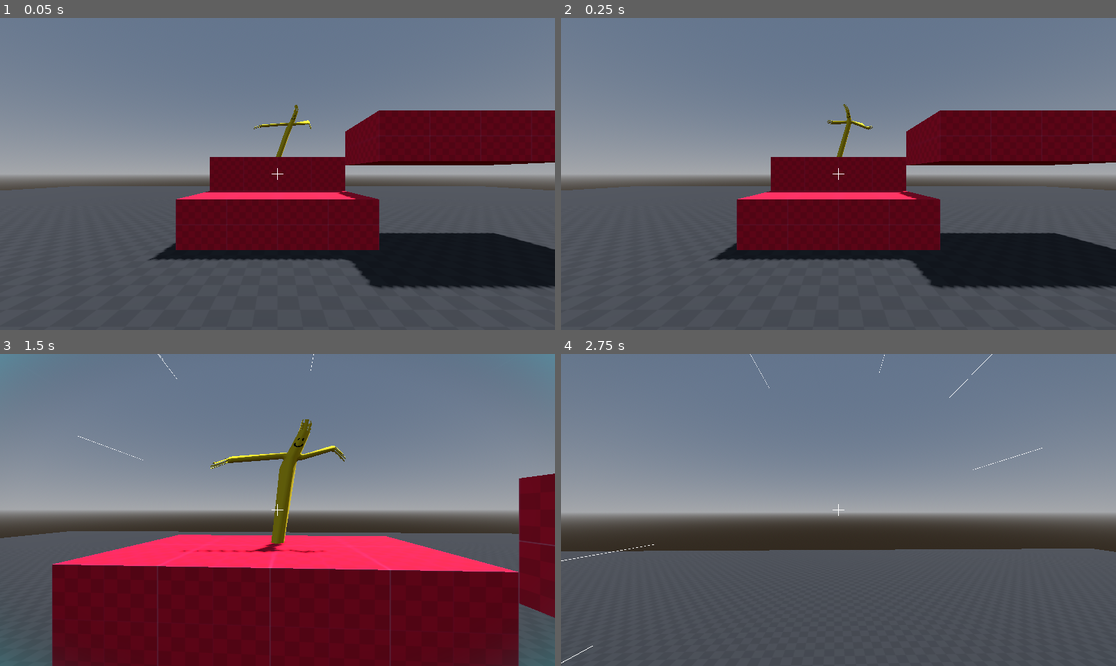
Above: before the commit, frames 1-4 (two rows, left to right).
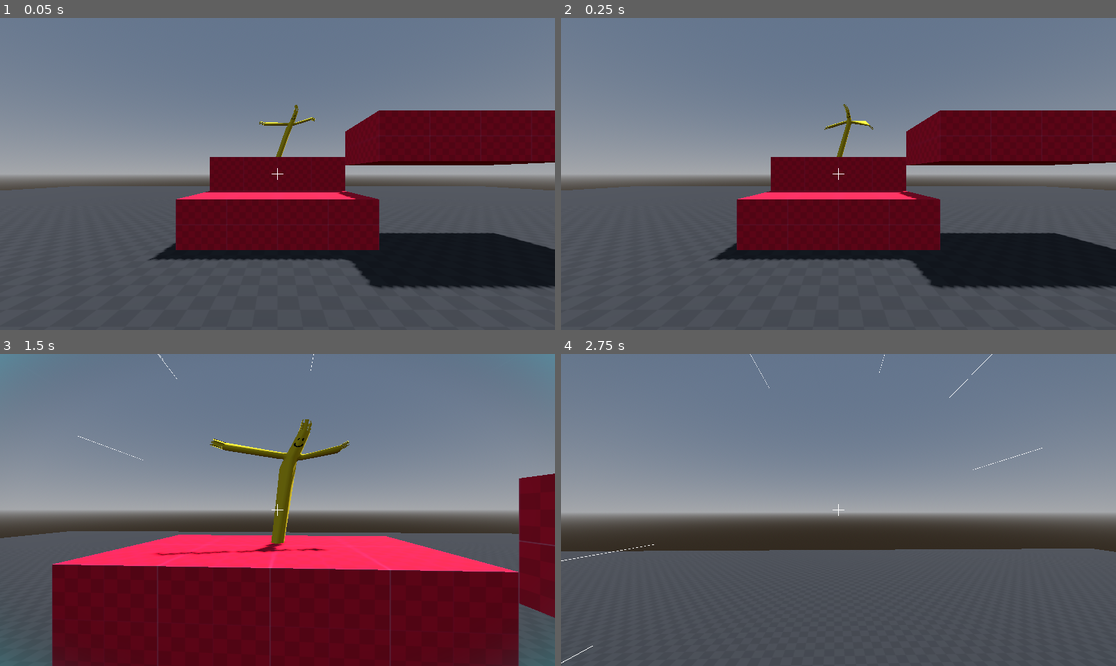
Above: after the commit, the same moments.

Repository: drekunia/tubeland
Game: Godot game, scene res://scenes/environments/prototype_level.tscn
Two runs of this game, one before a commit and one after it. Both use one fixed random seed, a clock stepped at 60 frames per second and the inputs below.
Inputs (mouse positions are in pixels of both pictures, inside the frame that each line leads up to):
- Up to frame 1 (0.05 s): no input
- Up to frame 2 (0.25 s): no input
- Up to frame 3 (1.5 s): move the mouse to (305, 510) at 0.52 s; press the mouse at (305, 510) at 0.53 s; hold W (move_forward) from 0.53 s (still down); tap Space (jump) at 0.77 s; move the mouse to (249, 510) at 1.27 s; release the mouse at (249, 510) at 1.28 s; click (249, 510) at 1.35 s
- Up to frame 4 (2.75 s): keep holding W (move_forward); tap Space (jump) at 1.52 s; move the mouse to (849, 503) at 2.02 s; press the mouse at (849, 503) at 2.03 s

The runs differ from the first frame. In frame 1, 0.1% of the frame differs, in the area x 45-57%, y 31-36%; in frame 2, 0.1%; in frame 3, 0.7%, in the area x 27-63%, y 27-65%; in frame 4, nothing differs.

Commit message:
fix dummy enemy shader

Diff:
--- a/assets/shaders/characters/enemies/smiley.gdshader
+++ b/assets/shaders/characters/enemies/smiley.gdshader
@@ -14,8 +14,8 @@
 uniform float body_radius = 0.5;
 // Added a falloff to prevent tearing!
 uniform float arm_blend_distance = 0.3;
-uniform float arm_speed = 12.0;
-uniform float arm_flap_amount = 0.6;
+uniform float arm_speed = 8.0;
+uniform float arm_flap_amount = 0.5;
 
 // --- Visuals ---
 uniform vec4 base_color : source_color = vec4(0.9, 0.8, 0.1, 1.0);
@@ -32,10 +32,6 @@
 
     float gust = sin(t * 1.5) * 0.5 + 0.5;
 
-    // --- The Anti-Tearing Mask ---
-    // Instead of an IF statement, we calculate a "weight" from 0.0 to 1.0.
-    // 0.0 = Pure Body (inside body_radius)
-    // 1.0 = Pure Arm (past the blend distance)
     float arm_weight = smoothstep(
         body_radius,
         body_radius + arm_blend_distance,
@@ -45,14 +41,14 @@
     float arm_length = max(0.0, dist_from_center - body_radius);
 
     // --- Calculate the Arm Flap (Isolated) ---
-    float flap1 = sin(t * arm_speed + arm_length * 4.0 + offset);
-    float flap2 = cos(t * (arm_speed * 1.6) - arm_length * 7.0 + offset);
+    float flap1 = sin(t * arm_speed + arm_length * 2.0 + offset);
+    float flap2 = cos(t * (arm_speed * 1.6) - arm_length * 3.0 + offset);
     float total_flap = (flap1 + flap2 * wind_chaos) * arm_flap_amount * arm_length;
 
     vec3 arm_movement = vec3(0.0);
     arm_movement.y = total_flap;
-    arm_movement.x = sin(t * arm_speed * 1.2 + arm_length + offset) * arm_flap_amount * arm_length;
-    arm_movement.z = cos(t * arm_speed * 1.5 - arm_length - offset) * arm_flap_amount * arm_length;
+    arm_movement.x = sin(t * arm_speed * 1.2 + offset) * arm_flap_amount * 0.15 * arm_length;
+    arm_movement.z = 0.0;
 
     // --- Calculate the Body Sway (Isolated) ---
     vec3 body_movement = vec3(0.0);
@@ -67,9 +63,6 @@
         body_movement.z = (wind_direction.y * wind_strength * gust + wobbleZ * sway_amount) * height;
     }
 
-    // --- The Magic Blend ---
-    // We blend the body movement and the arm movement together using the weight we calculated.
-    // The shoulder (weight 0.5) gets half body sway, half arm flap!
     VERTEX = orig + mix(body_movement, arm_movement + body_movement, arm_weight);
 }
 
